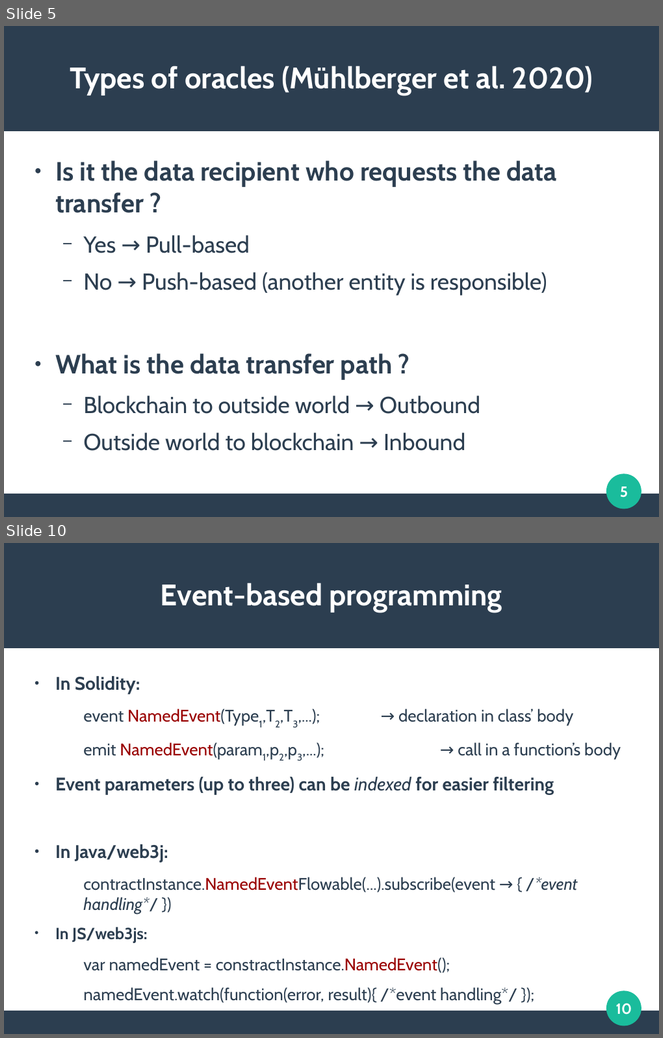
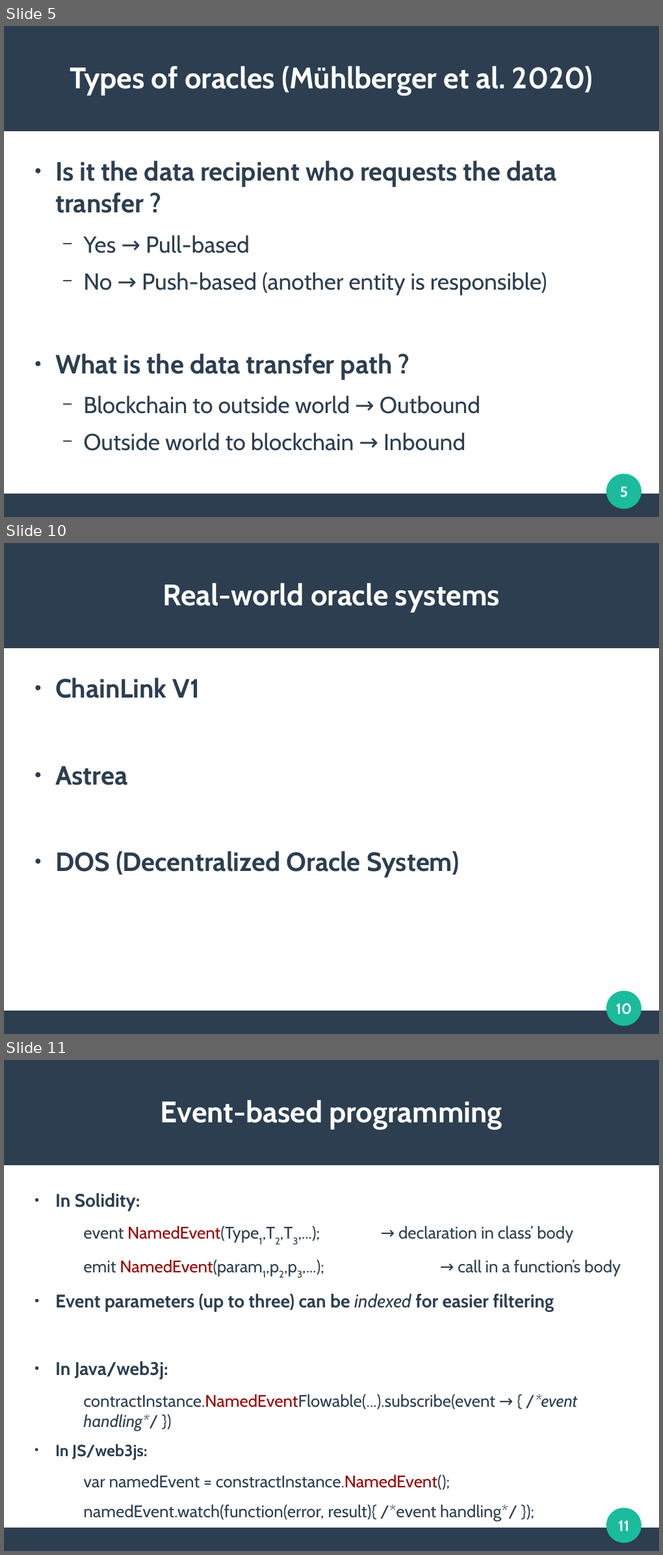
Before and after one commit to mbettinger/OT4-Lecture, a slide deck: Presentation - Oracles.odp. Shown one above the other, each under a label of ours: slides 5 and 10 before the commit, slides 5, 10 and 11 after it; the slides between them are not shown. The pictures are 663x1038 and 663x1555 pixels, drawn with LibreOffice and Linux fonts; fonts in the diff are those of the drawing. Boxes give left, top, right and bottom in pixels: in the first picture for what was removed or moved away, otherwise in the second. Text is boxed around its words. In the diff, an @@ line names an element or a change of style, - is before the commit and + after.

```diff
--- a/Presentation - Oracles.odp
+++ b/Presentation - Oracles.odp
@@ slide 10 added at box(4, 543, 659, 1034), background #FFFFFF; not listed: 3 template elements that a slide beside it also shows @@
@@ title added at box(163, 583, 500, 613), 36 pt, text #FFFFFF, bold @@
+Real-world oracle systems
@@ text added at box(55, 678, 460, 877), 32 pt, text #2C3E50, bold @@
+● ChainLink V1
+● Astrea
+● DOS (Decentralized Oracle System)
@@ page number added at box(616, 1003, 633, 1015), 18 pt, text #FFFFFF, bold @@
+10
@@ what was slide 10 is now slide 11 @@
@@ page number at box(618, 1521, 629, 1531): text changed @@
-10
+11
```
Also in this commit, not shown: 4 slides changed, 1 other slide added, 2 other files.
